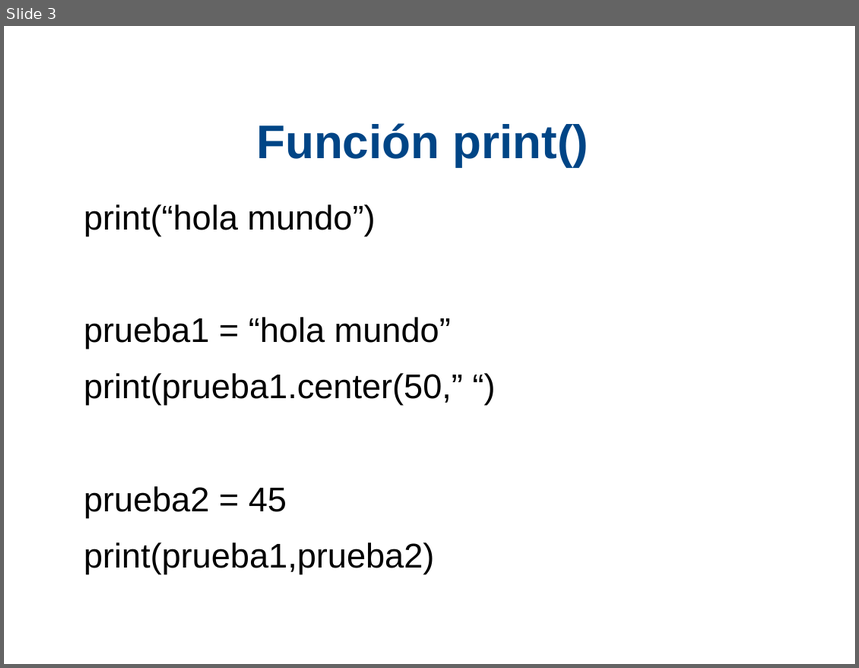
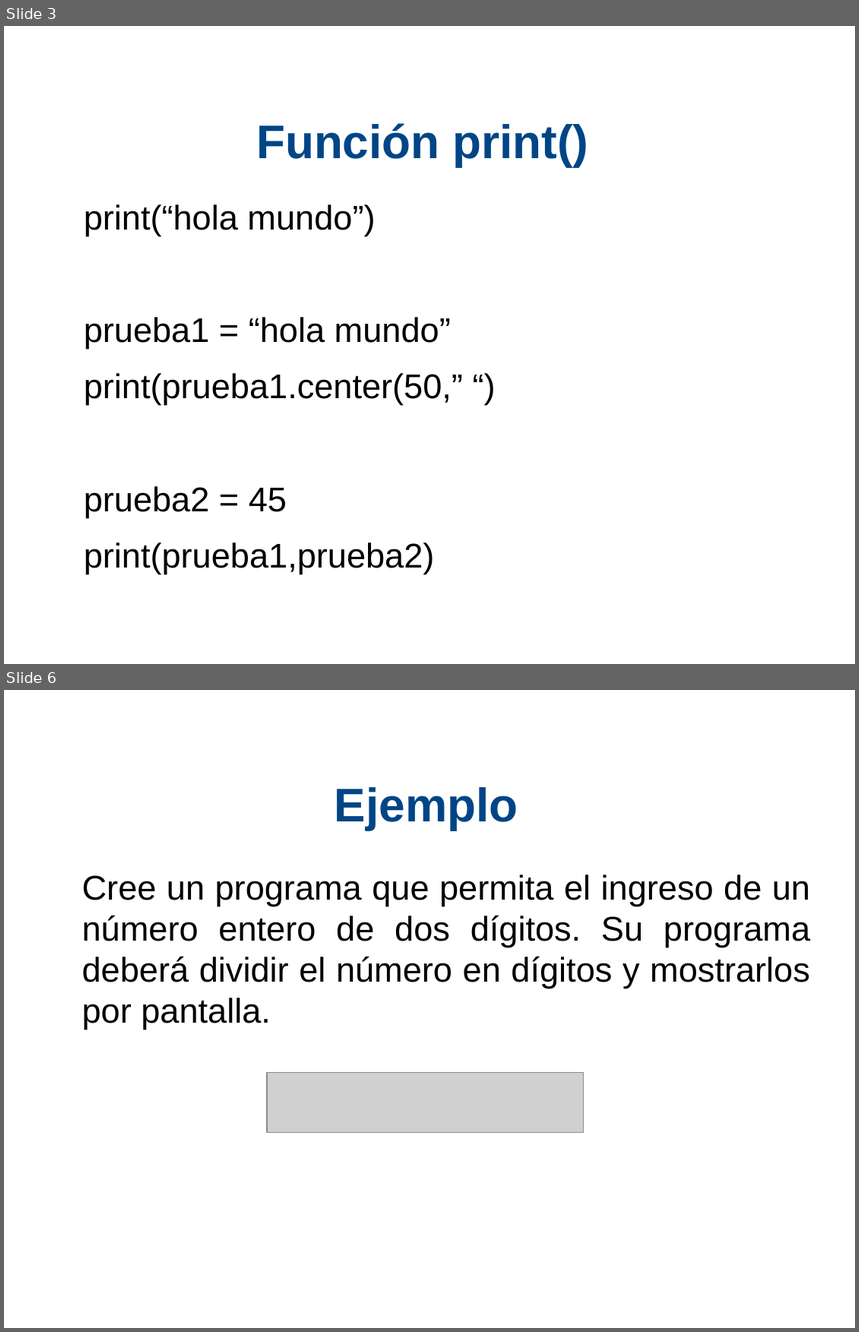
Before and after one commit to xDavidPM/Taller-Python, a slide deck: Python diapositiva.odp. Shown one above the other, each under a label of ours: slide 3 before the commit, slides 3 and 6 after it; the slides between them are not shown. The pictures are 859x668 and 859x1332 pixels, drawn with LibreOffice and Linux fonts; fonts in the diff are those of the drawing; grey boxes stand for pictures; background and template pictures are left out. Boxes give left, top, right and bottom in pixels: in the first picture for what was removed or moved away, otherwise in the second. Text is boxed around its words. In the diff, an @@ line names an element or a change of style, - is before the commit and + after.

```diff
--- a/Python diapositiva.odp
+++ b/Python diapositiva.odp
@@ slide 6 added at [4, 690, 855, 1328], background #FFFFFF @@
@@ title added at [335, 787, 518, 831], 44 pt, text #004586, bold @@
+Ejemplo
@@ text added at [82, 875, 810, 1030], 32 pt, text #000000 @@
+Cree un programa que permita el ingreso de un número entero de dos dígitos. Su programa deberá dividir el número en dígitos y mostrarlos por pantalla.
@@ picture added at [268, 1073, 584, 1133] @@
```
Also in this commit, not shown: 2 slides changed, 4 other slides added, 1 other file.
